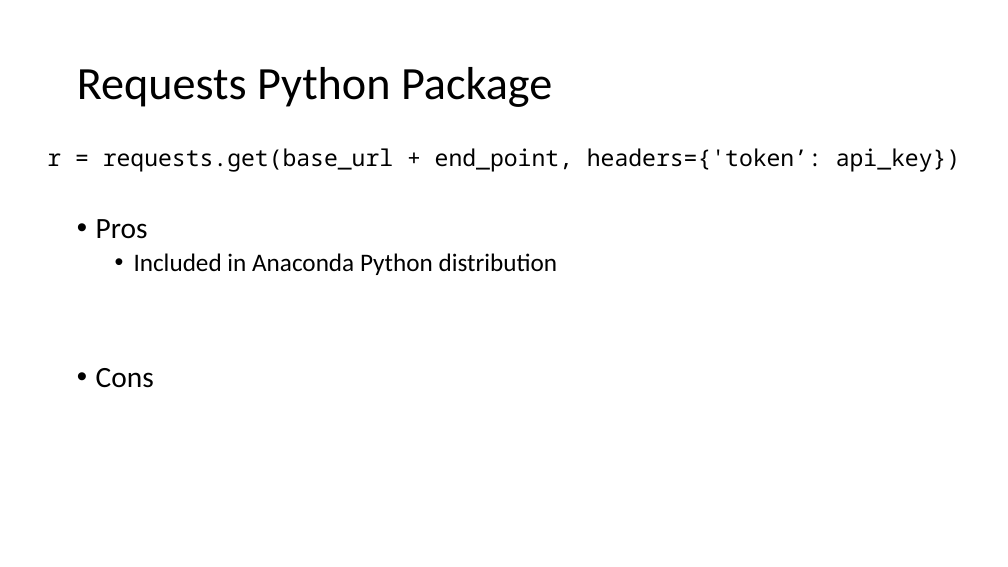
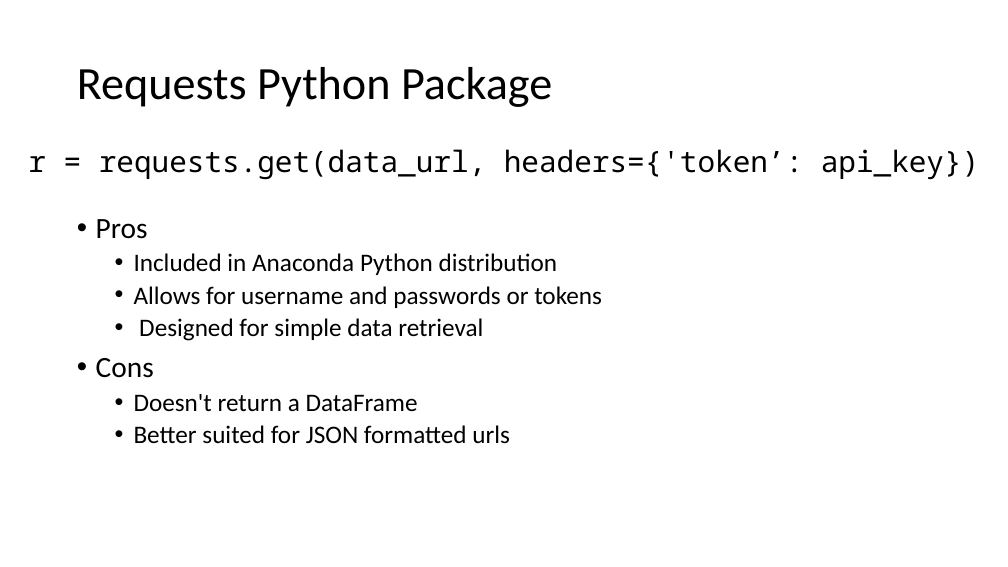
Before and after one commit to toddschultz/DegreesOfClimateChange, a slide deck: slide 5 of doc/design/TechnologyReview.pptx (slide 4 before the commit). Drawn at 1008x567 pixels with LibreOffice and Linux fonts; fonts in the diff are those of the drawing. Boxes give left, top, right and bottom in pixels: in the first picture for what was removed or moved away, otherwise in the second. Text is boxed around its words. In the diff, an @@ line names an element or a change of style, - is before the commit and + after.

```diff
--- a/doc/design/TechnologyReview.pptx
+++ b/doc/design/TechnologyReview.pptx
@@ text at (28,149,980,180): text changed; size 22 to 28 pt @@
-r = requests.get(base_url + end_point, headers={'token’: api_key})
+r = requests.get(data_url, headers={'token’: api_key})
@@ text at (134,286,602,341): paragraphs added @@
+  • Allows for username and passwords or tokens
+  • Designed for simple data retrieval
@@ text at (134,394,510,444): paragraphs added @@
+  • Doesn't return a DataFrame
+  • Better suited for JSON formatted urls
```
Also in this commit, not shown: 2 slides added, 1 slide removed, 1 other file.
